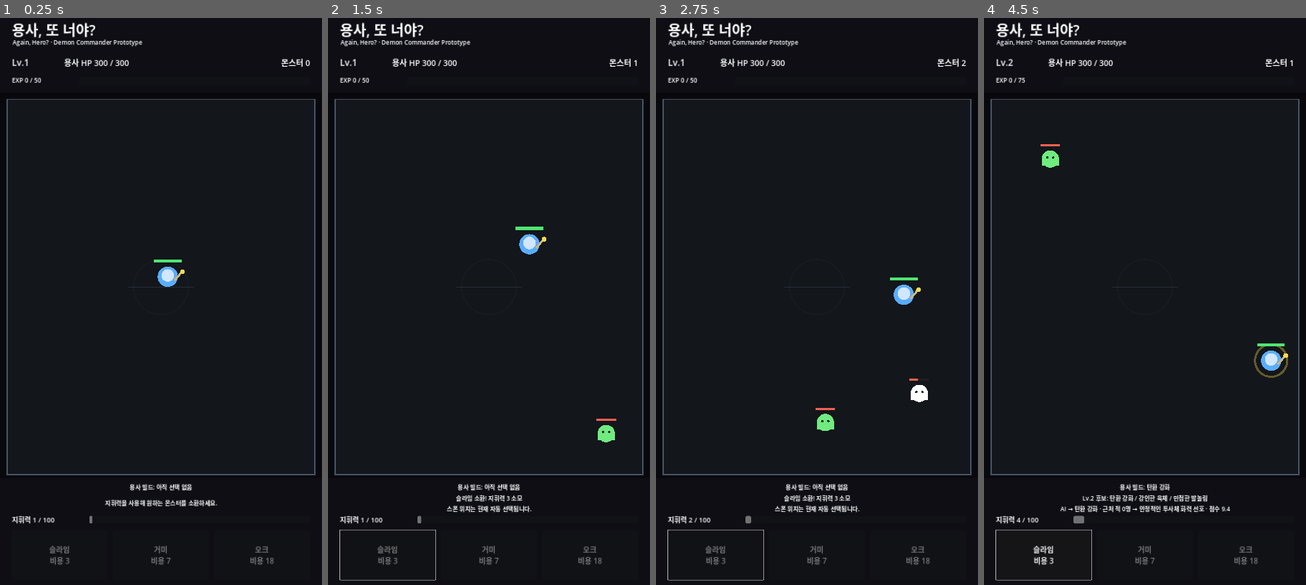
Above: before the commit, frames 1-4 (left to right).
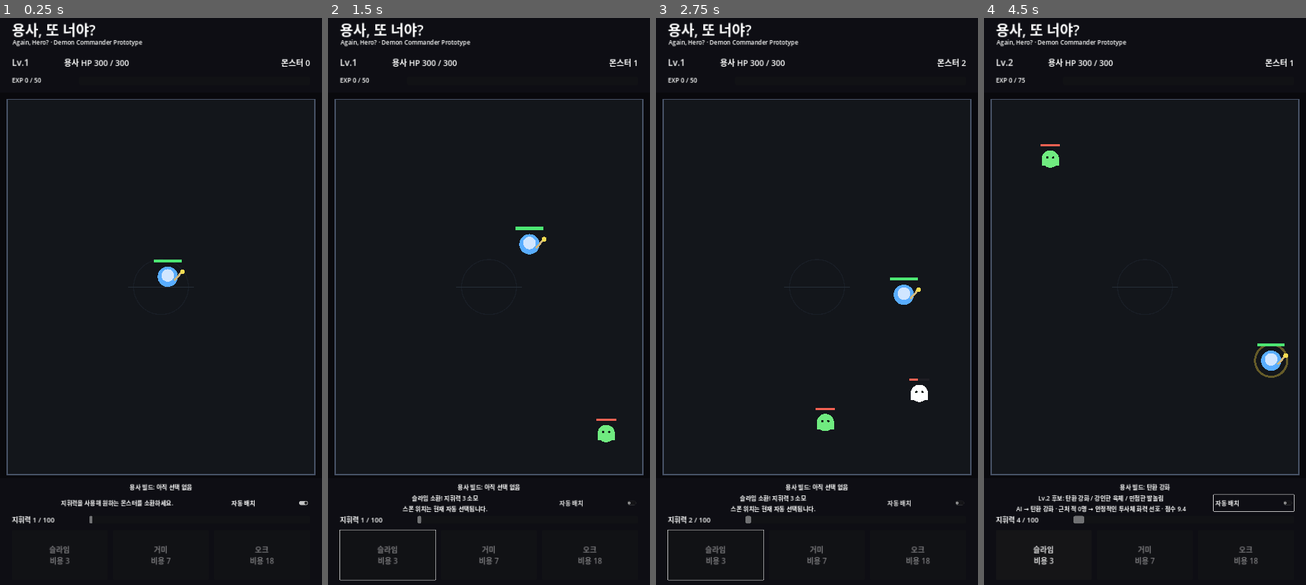
Above: after the commit, the same moments.

Repository: MinSung0732/Again-Hero-
Game: Godot game, scene res://src/main/Main.tscn
Same seed, same stepped clock (60 frames per second), same inputs: the game is played once before the commit and once after it.
Inputs (mouse positions are in pixels of both pictures, inside the frame that each line leads up to):
- Up to frame 1 (0.25 s): no input
- Up to frame 2 (1.5 s): click (598, 505) at 0.5 s, where only the run after the commit has a clickable "자동 배치"; click "슬라임 비용 3" at 1.25 s
- Up to frame 3 (2.75 s): click "슬라임 비용 3" at 2 s
- Up to frame 4 (4.5 s): click (1254, 505) at 2.75 s, where only the run after the commit has a clickable "자동 배치"; click "슬라임 비용 3" at 3.5 s; click (1254, 505) at 4.25 s, where only the run after the commit has a clickable "자동 배치"

The runs differ from the first frame. In frame 1, 0.5% of the frame differs, in the area x 18-96%, y 84-87%; in frame 2, 0.6%; in frame 3, 0.6%; in frame 4, 1.2%, in the area x 3-97%, y 83-100%.

Commit message:
ui: add auto manual placement switch

Diff:
--- a/src/main/Main.tscn
+++ b/src/main/Main.tscn
@@ -129,13 +129,23 @@
 layout_mode = 0
 offset_left = 36.0
 offset_top = 50.0
-offset_right = 1044.0
+offset_right = 748.0
 offset_bottom = 116.0
 theme_override_font_sizes/font_size = 20
 text = "지휘력을 사용해 원하는 몬스터를 소환하세요."
 horizontal_alignment = 1
 vertical_alignment = 1
 autowrap_mode = 2
+
+[node name="PlacementModeToggle" type="CheckButton" parent="BottomBar"]
+layout_mode = 0
+offset_left = 770.0
+offset_top = 56.0
+offset_right = 1040.0
+offset_bottom = 110.0
+theme_override_font_sizes/font_size = 20
+button_pressed = true
+text = "자동 배치"
 
 [node name="CommandLabel" type="Label" parent="BottomBar"]
 layout_mode = 0
